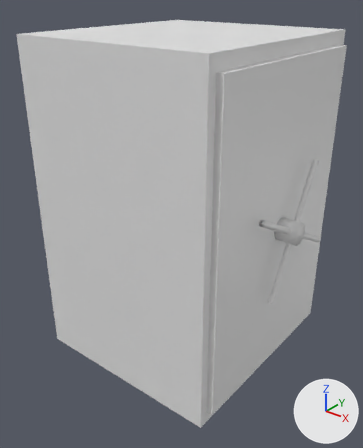
Renders of the Blender file Escape/Assets/Objects/Tresor/Tresor.blend from each side of a commit.
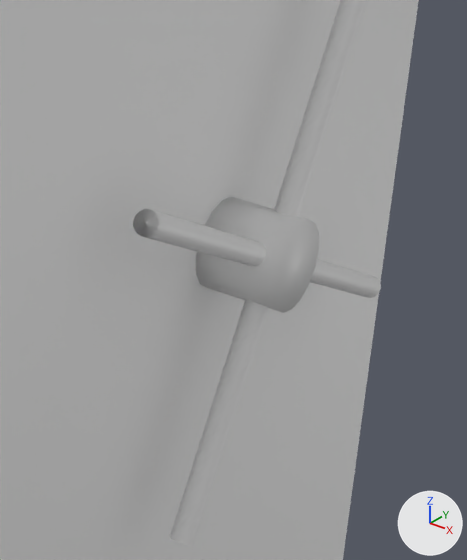
Each version is shown whole from a 50 mm lens placed at (1.627, -2.106, 1.136), pointed at (0.02, -0.097, -0.109), then close up on the part from 62% to 94% of the width and 37% to 69% of the height. Lighting does not change. The marker at lower right points along +X, +Y and +Z.

The first close-up shows 'Cylinder.001', 'Cylinder.002', 'Door', 'Handle'.
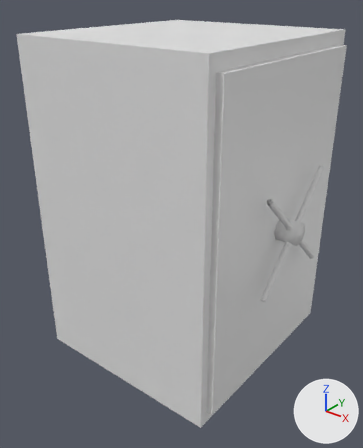
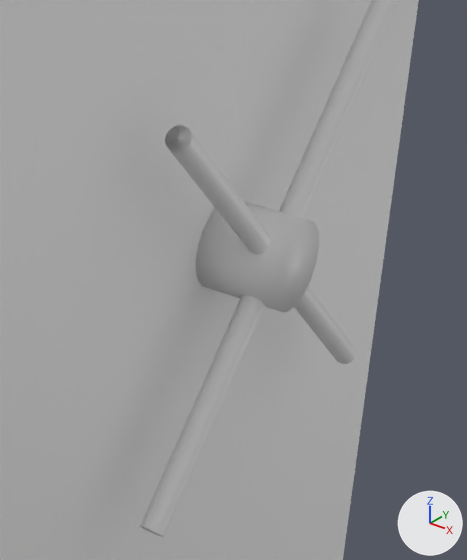
Changed parts and their boxes [x1, y1, x2, y2] in the close-ups (467 x 560 px):
'Cylinder.002', turned: before [170, 0, 368, 546]; after [140, 0, 398, 537]
'Cylinder.001', turned: before [133, 209, 381, 298]; after [165, 125, 356, 364]

Patch to the scene script:
```diff
--- a/Escape/Assets/Objects/Tresor/Tresor.blend.py
+++ b/Escape/Assets/Objects/Tresor/Tresor.blend.py
@@ ob_cylinder_002 @@
 ob_cylinder_002.location = (0.658, 0.0, 0.0)
-ob_cylinder_002.rotation_euler = (2.656, 0.0, 0.0)  # degrees (152, 0, 0)
+ob_cylinder_002.rotation_euler = (2.387, 0.0, 0.0)  # degrees (137, 0, 0)
 ob_cylinder_002.scale = (0.0157, 0.0157, 0.374)
@@ ob_cylinder_001 @@
 ob_cylinder_001.location = (0.658, 0.0, 0.0)
-ob_cylinder_001.rotation_euler = (1.085, 0.0, 0.0)  # degrees (62, 0, 0)
+ob_cylinder_001.rotation_euler = (0.816, 0.0, 0.0)  # degrees (47, 0, 0)
 ob_cylinder_001.scale = (0.0157, 0.0157, 0.374)
```
